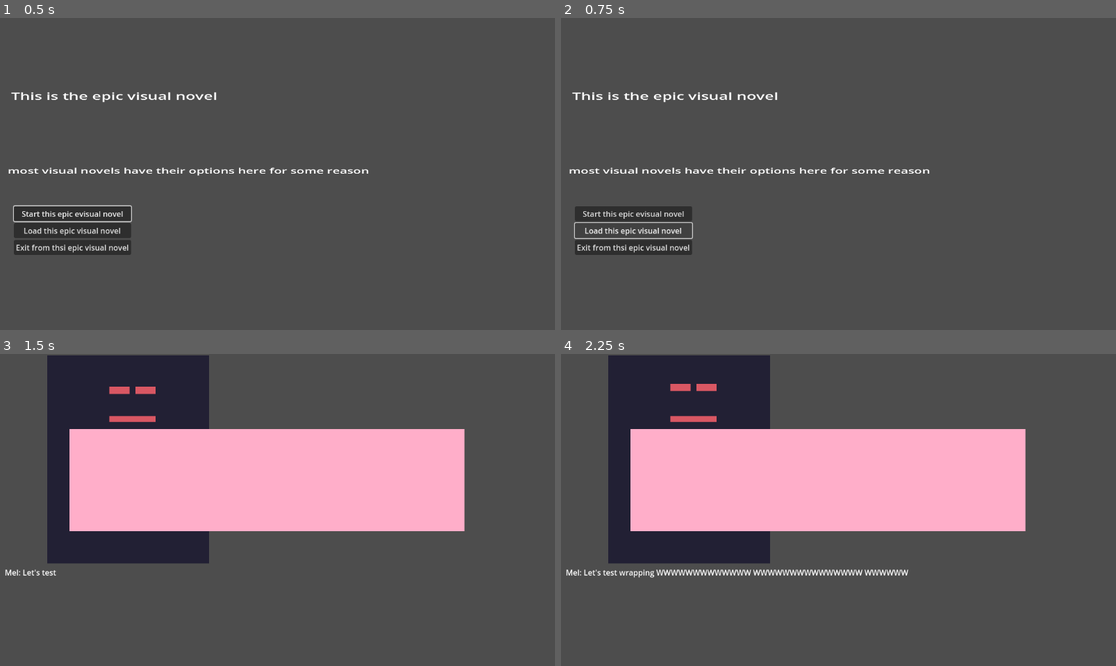
Above: before the commit, frames 1-4 (two rows, left to right).
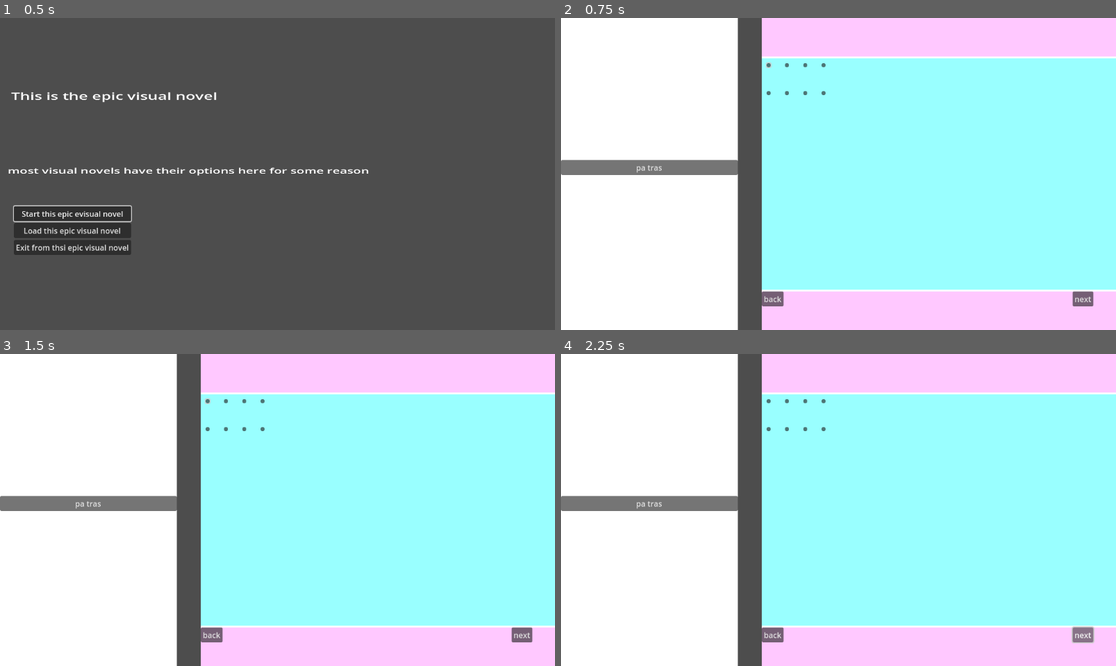
Above: after the commit, the same moments.

Repository: LuisGarrillo/Neo-Mel-vn
Game: Godot game, scene res://scenes/main.tscn
Same seed, same stepped clock (60 frames per second), same inputs: the game is played once before the commit and once after it.
Inputs (mouse positions are in pixels of both pictures, inside the frame that each line leads up to):
- Up to frame 1 (0.5 s): no input
- Up to frame 2 (0.75 s): click "Load this epic visual novel" at 0.5 s
- Up to frame 3 (1.5 s): click (72, 550) at 1.25 s, where only the run before the commit has a clickable "Start this epic evisual novel"
- Up to frame 4 (2.25 s): click (1082, 634) at 2 s, where only the run after the commit has a clickable "next"

Frame 1 is identical in both runs. In frame 2, 96% of the frame differs, in the area x 0-100%, y 0-100%; in frame 3, 99%; in frame 4, 99%.

Commit message:
Add load menu to tittle screen

Diff:
--- a/scenes/main.tscn
+++ b/scenes/main.tscn
@@ -10,4 +10,5 @@
 [node name="Title" parent="." instance=ExtResource("2_mqx4f")]
 
 [connection signal="exit" from="Title" to="." method="game_exit"]
+[connection signal="load" from="Title" to="." method="load_game"]
 [connection signal="start" from="Title" to="." method="game_start"]
--- a/scripts/main.gd
+++ b/scripts/main.gd
@@ -2,8 +2,10 @@
 @onready var title: Control = $Title
 const PAUSE = preload("res://scenes/ui/pause.tscn")
 const SCENE_FRAME = preload("res://scenes/frames/scene_frame.tscn")
+const SAVE_LOAD = preload("res://scenes/ui/save_load.tscn")
 var on_title : bool = true
 var game
+var save_load
 var pause_menu : PauseMenu
 
 func _process(_delta: float) -> void:
@@ -19,9 +21,12 @@
 	if Input.is_action_just_pressed("pause") and !on_title:
 		handle_pause()
 
+func toggle_pause():
+	get_tree().paused = !get_tree().paused
+	return get_tree().paused
+
 func handle_pause():
-	get_tree().paused = !get_tree().paused
-	var is_paused = get_tree().paused
+	var is_paused = toggle_pause()
 
 	if is_paused:
 		pause_menu = PAUSE.instantiate()
@@ -38,7 +43,12 @@
 	add_child(game)
 
 func load_game() -> void:
-	pass
+	if on_title:
+		toggle_pause()
+		remove_child(title)
+	save_load = SAVE_LOAD.instantiate()
+	save_load.set_up_mode("load")
+	add_child(save_load)
 
 func game_exit() -> void:
 	get_tree().quit()
